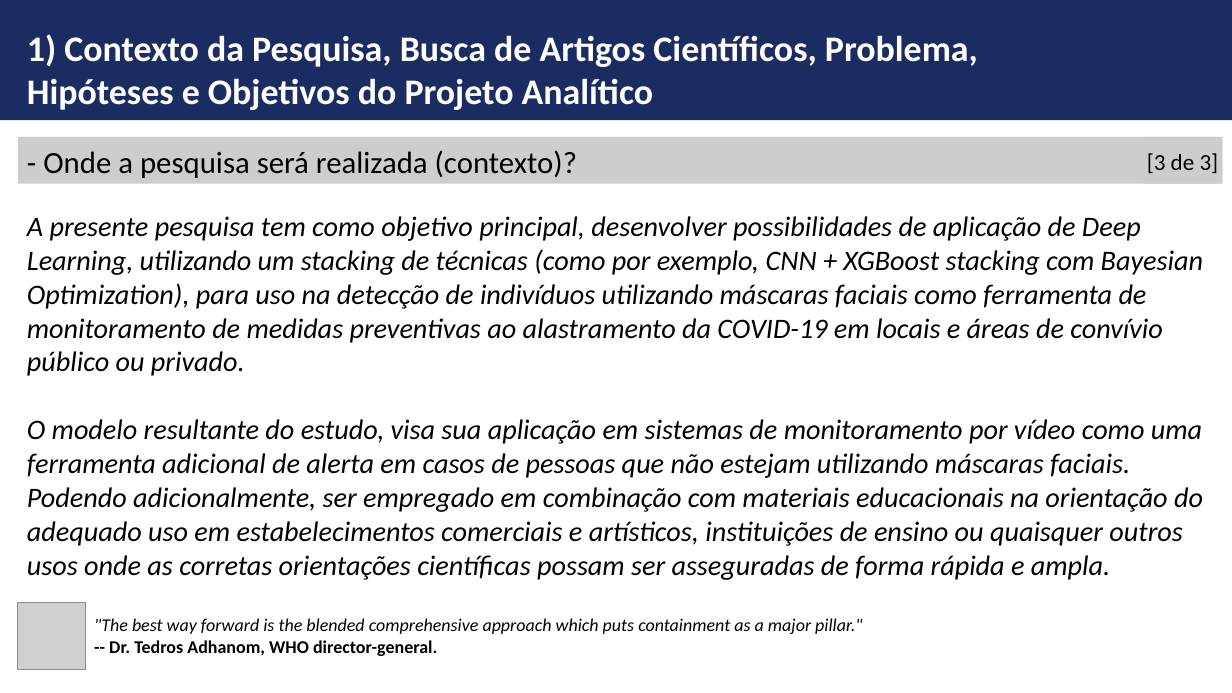
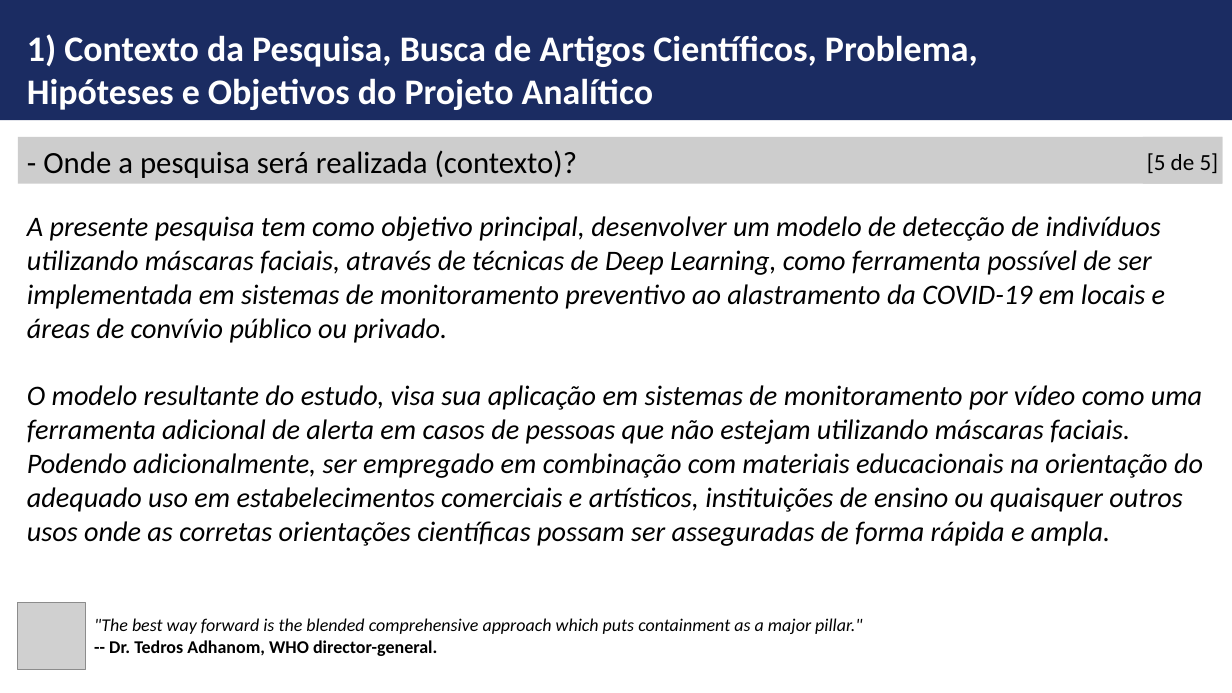
Before and after one commit to ldaniel/Challenges-Requirements-Analytical-Projects, a slide deck: slide 6 of presentation/FGV-MBA - Monografia - Detecção de Máscara Facial.pptx (slide 4 before the commit). Drawn at 1232x693 pixels with LibreOffice and Linux fonts; fonts in the diff are those of the drawing; grey boxes stand for pictures; background and template pictures are left out. Boxes give left, top, right and bottom in pixels: in the first picture for what was removed or moved away, otherwise in the second. Text is boxed around its words. In the diff, an @@ line names an element or a change of style, - is before the commit and + after.

```diff
--- a/presentation/FGV-MBA - Monografia - Detecção de Máscara Facial.pptx
+++ b/presentation/FGV-MBA - Monografia - Detecção de Máscara Facial.pptx
@@ text in rectangle at [1147, 153, 1219, 173]: text changed @@
-[3 de 3]
+[5 de 5]
@@ text at [27, 216, 1165, 343]: text changed @@
-A presente pesquisa tem como objetivo principal, desenvolver possibilidades de aplicação de Deep Learning, utilizando um stacking de técnicas (como por exemplo, CNN + XGBoost stacking com Bayesian Optimization), para uso na detecção de indivíduos utilizando máscaras faciais como ferramenta de monitoramento de medidas preventivas ao alastramento da COVID-19 em locais e áreas de convívio público ou privado.
+A presente pesquisa tem como objetivo principal, desenvolver um modelo de detecção de indivíduos utilizando máscaras faciais, através de técnicas de Deep Learning, como ferramenta possível de ser implementada em sistemas de monitoramento preventivo ao alastramento da COVID-19 em locais e áreas de convívio público ou privado.
```
Also in this commit, not shown: 8 other slides changed, 5 slides added.
